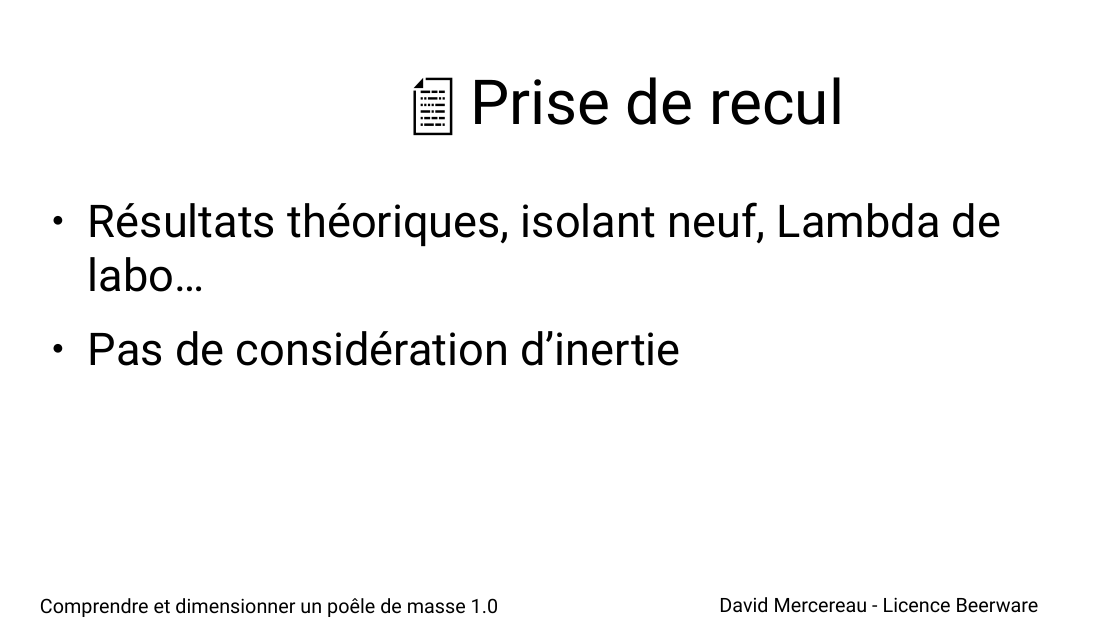
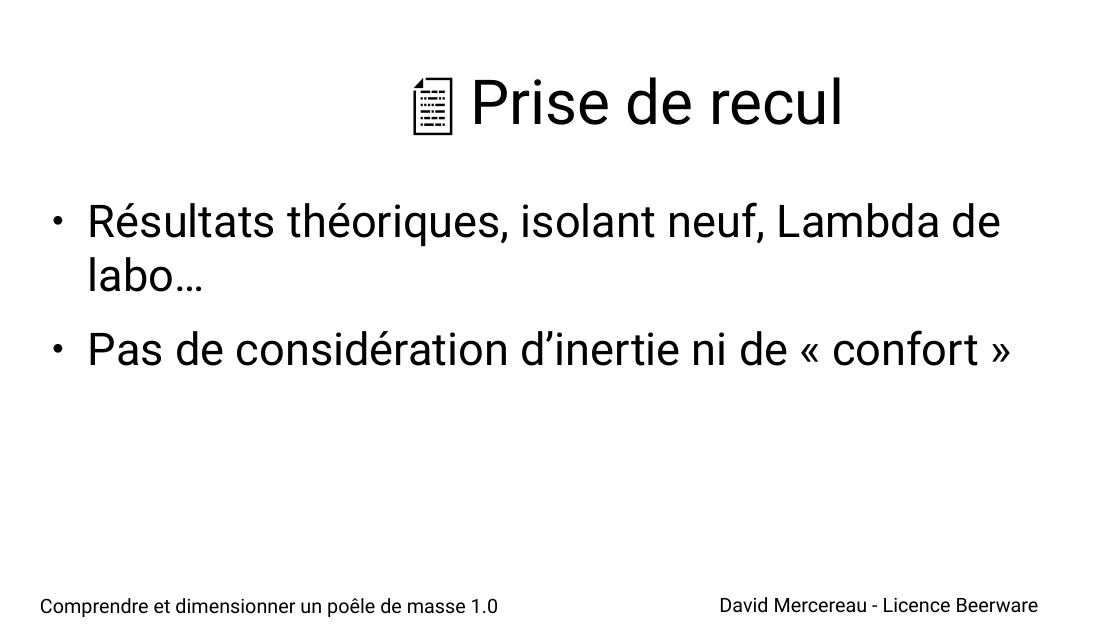
Before and after one commit to kepon85/choisirsonpdm, a slide deck: slide 24 of doc/Présentation-AFPMA-mardiFormation.odp (slide 21 before the commit). Drawn at 1120x630 pixels with LibreOffice and Linux fonts; fonts in the diff are those of the drawing; background and template pictures are left out. Boxes give left, top, right and bottom in pixels: in the first picture for what was removed or moved away, otherwise in the second. Text is boxed around its words. In the diff, an @@ line names an element or a change of style, - is before the commit and + after.

```diff
--- a/doc/Présentation-AFPMA-mardiFormation.odp
+++ b/doc/Présentation-AFPMA-mardiFormation.odp
@@ text at bbox=[88, 330, 979, 366]: text changed @@
-● Pas de considération d’inertie
+● Pas de considération d’inertie ni de « confort »
```
Also in this commit, not shown: 12 other slides changed, 3 slides added, 2 slides removed, 2 other files.
